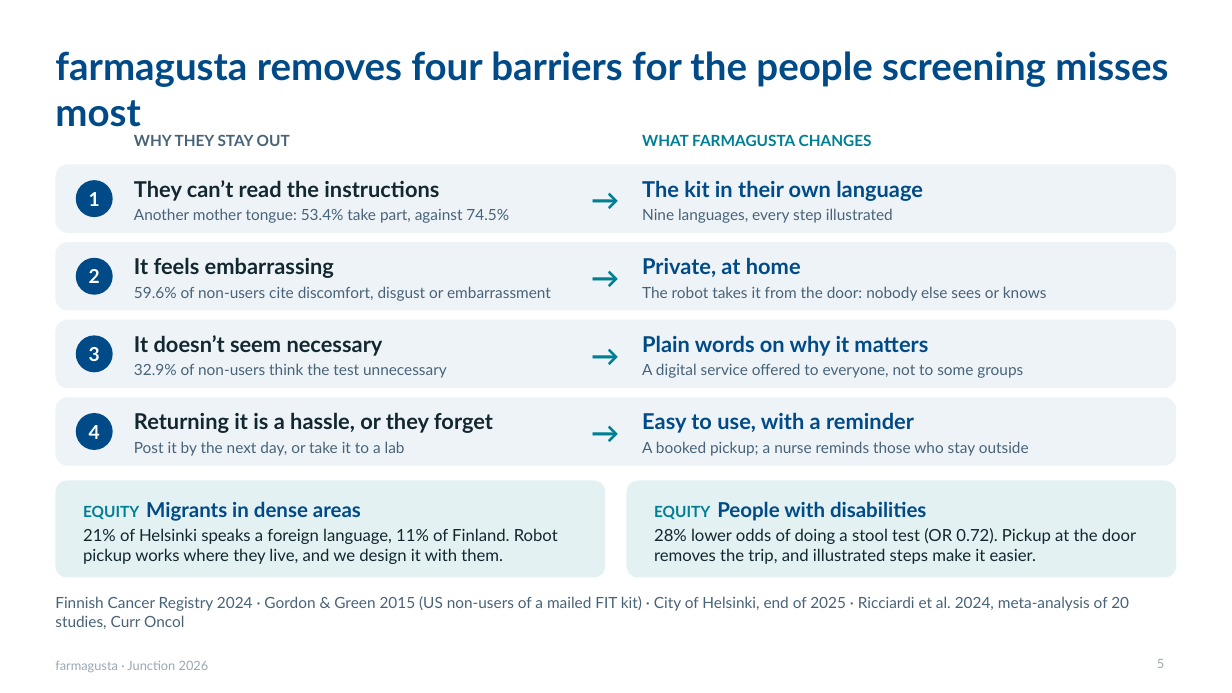
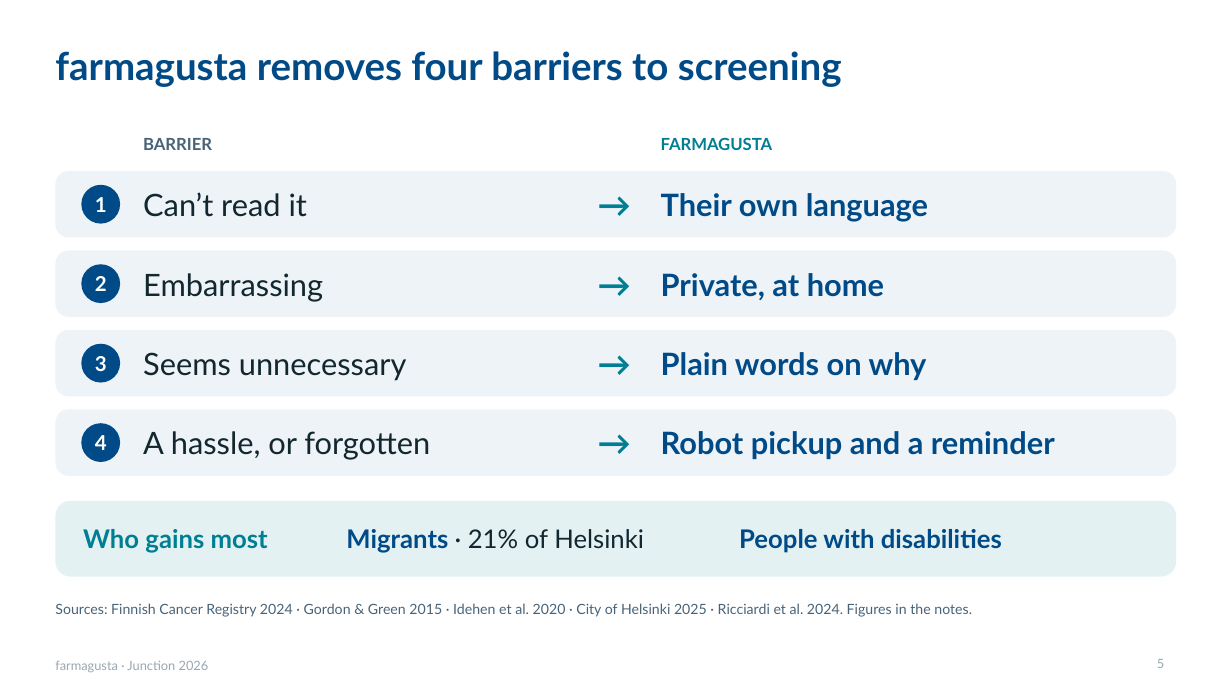
Before and after one commit to rromppanen/junction26, a slide deck: slide 5 of docs/pitch/farmagusta-screening-attendance.pptx. Drawn at 1232x693 pixels with LibreOffice and Linux fonts; fonts in the diff are those of the drawing. Boxes give left, top, right and bottom in pixels: in the first picture for what was removed or moved away, otherwise in the second. Text is boxed around its words. In the diff, an @@ line names an element or a change of style, - is before the commit and + after.

```diff
--- a/docs/pitch/farmagusta-screening-attendance.pptx
+++ b/docs/pitch/farmagusta-screening-attendance.pptx
@@ title at <box>55,51,842,87</box>: text changed @@
-farmagusta removes four barriers for the people screening misses most
+farmagusta removes four barriers to screening
@@ text at <box>143,138,212,150</box>: text changed; size 12 to 13 pt @@
-WHY THEY STAY OUT
+BARRIER
@@ text at <box>661,137,773,150</box>: text changed; size 12 to 13 pt @@
-WHAT FARMAGUSTA CHANGES
+FARMAGUSTA
@@ rounded rectangle: place and size @@
-rounded rectangle at <box>55,165,1177,233</box>
+rounded rectangle at <box>55,171,1177,238</box>
@@ ellipse: place and size @@
-ellipse at <box>76,180,113,217</box>
+ellipse at <box>81,185,120,224</box>
@@ text at <box>143,192,307,217</box>: text changed; size 12 to 24 pt; text colour #486378 to #12272E @@
-They can’t read the instructions
-Another mother tongue: 53.4% take part, against 74.5%
+Can’t read it
@@ text at <box>661,193,928,222</box>: text changed; size 12 to 24 pt; text colour #486378 to #004B87; bold on @@
-The kit in their own language
-Nine languages, every step illustrated
+Their own language
@@ ellipse: place and size @@
-ellipse at <box>76,258,113,295</box>
+ellipse at <box>81,264,120,303</box>
@@ text "Private, at home": place and size @@
-text "Private, at home" at <box>642,257,1047,301</box>
+text "Private, at home" at <box>661,273,884,300</box>
@@ text "Private, at home" at <box>661,273,884,300</box>: size 17 to 24 pt @@
@@ text at <box>143,273,323,302</box>: text changed; size 12 to 24 pt; text colour #486378 to #12272E @@
-It feels embarrassing
-59.6% of non-users cite discomfort, disgust or embarrassment
+Embarrassing
@@ text at <box>642,286,1047,301</box>: paragraph removed @@
-The robot takes it from the door: nobody else sees or knows
@@ text at <box>143,352,407,381</box>: text changed; size 12 to 24 pt; text colour #486378 to #12272E @@
-It doesn’t seem necessary
-32.9% of non-users think the test unnecessary
+Seems unnecessary
@@ text at <box>661,352,927,380</box>: text changed; size 12 to 24 pt; text colour #486378 to #004B87; bold on @@
-Plain words on why it matters
-A digital service offered to everyone, not to some groups
+Plain words on why
@@ 3 rounded rectangles: place and size @@
-3 rounded rectangles at <box>55,242,1177,466</box>
+3 rounded rectangles at <box>55,250,1177,476</box>
@@ size 22 to 26 pt in 4 elements at <box>582,171,647,238</box>, <box>582,250,647,317</box>, <box>582,330,647,396</box>, <box>582,409,647,476</box> @@
@@ size 15 to 16 pt in 4 elements at <box>95,197,107,212</box>, <box>95,276,107,291</box>, <box>95,356,107,371</box>, <box>95,435,107,450</box> @@
@@ 2 texts, 2 ellipses: place and size @@
-2 texts, 2 ellipses at <box>76,335,113,450</box>
+2 texts, 2 ellipses at <box>81,344,120,462</box>
@@ text at <box>143,431,430,460</box>: text changed; size 17 to 24 pt; bold off @@
-Returning it is a hassle, or they forget
-Post it by the next day, or take it to a lab
+A hassle, or forgotten
@@ text at <box>661,431,1055,459</box>: text changed; size 12 to 24 pt; text colour #486378 to #004B87; bold on @@
-Easy to use, with a reminder
-A booked pickup; a nurse reminds those who stay outside
+Robot pickup and a reminder
@@ proportions changed in 5 elements at <box>55,171,1177,238</box>, <box>55,250,1177,317</box>, <box>55,330,1177,396</box>, <box>55,409,1177,476</box>, <box>55,501,1177,577</box> @@
@@ rounded rectangle: place and size @@
-rounded rectangle at <box>55,481,605,578</box>
+rounded rectangle at <box>55,501,1177,577</box>
@@ rounded rectangle removed at <box>627,481,1177,578</box> @@
@@ text at <box>83,529,268,553</box>: text changed; size 13 to 20 pt; text colour #12272E to #007E93; bold on @@
-EQUITY Migrants in dense areas
-21% of Helsinki speaks a foreign language, 11% of Finland. Robot pickup works where they live, and we design it with them.
+Who gains most
@@ text added at <box>346,529,644,553</box>, 20 pt, text #12272E @@
+Migrants · 21% of Helsinki
@@ text at <box>739,529,1002,553</box>: text changed; size 13 to 20 pt; text colour #12272E to #004B87; bold on @@
-EQUITY People with disabilities
-28% lower odds of doing a stool test (OR 0.72). Pickup at the door removes the trip, and illustrated steps make it easier.
+People with disabilities
@@ text at <box>55,603,972,617</box>: text changed; size 12 to 11 pt @@
-Finnish Cancer Registry 2024 · Gordon & Green 2015 (US non-users of a mailed FIT kit) · City of Helsinki, end of 2025 · Ricciardi et al. 2024, meta-analysis of 20 studies, Curr Oncol
+Sources: Finnish Cancer Registry 2024 · Gordon & Green 2015 · Idehen et al. 2020 · City of Helsinki 2025 · Ricciardi et al. 2024. Figures in the notes.
```
